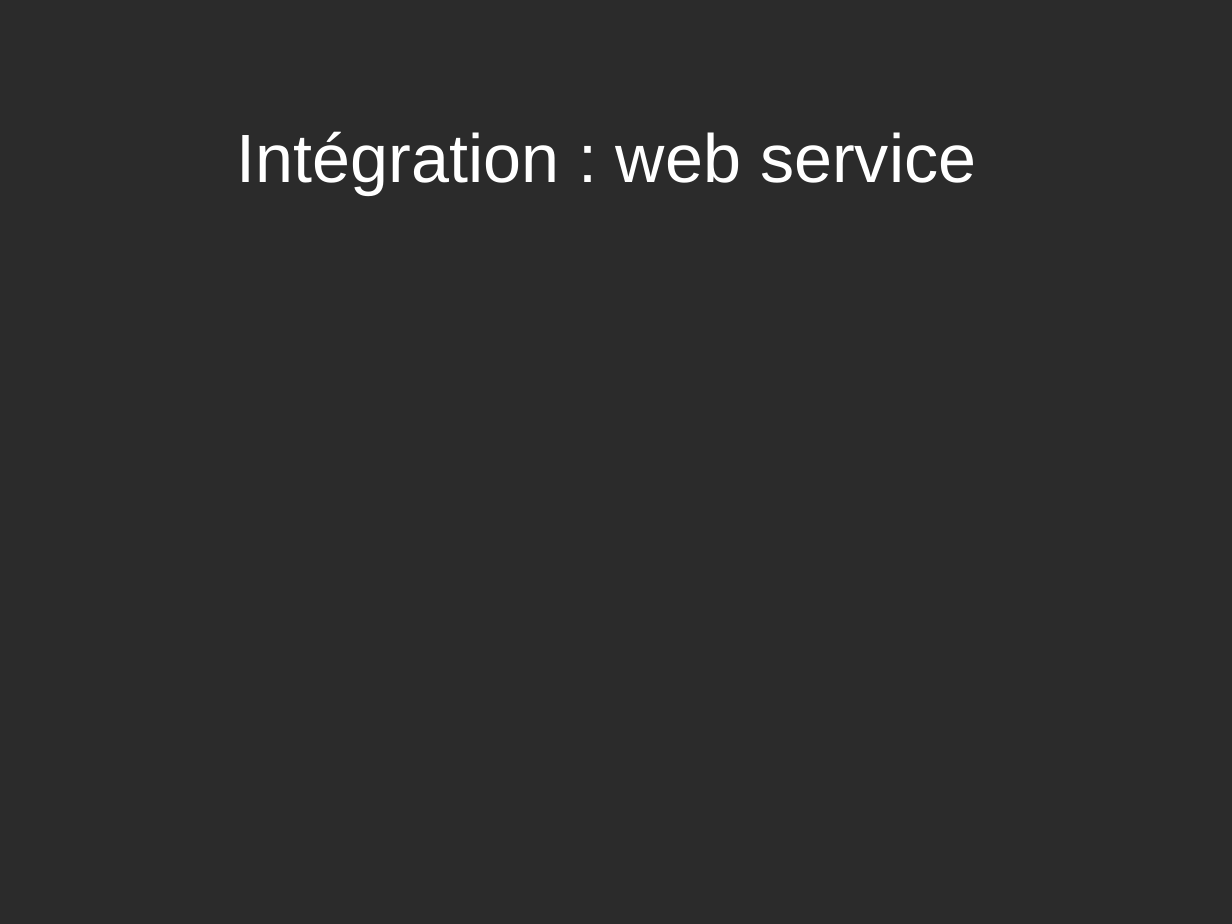
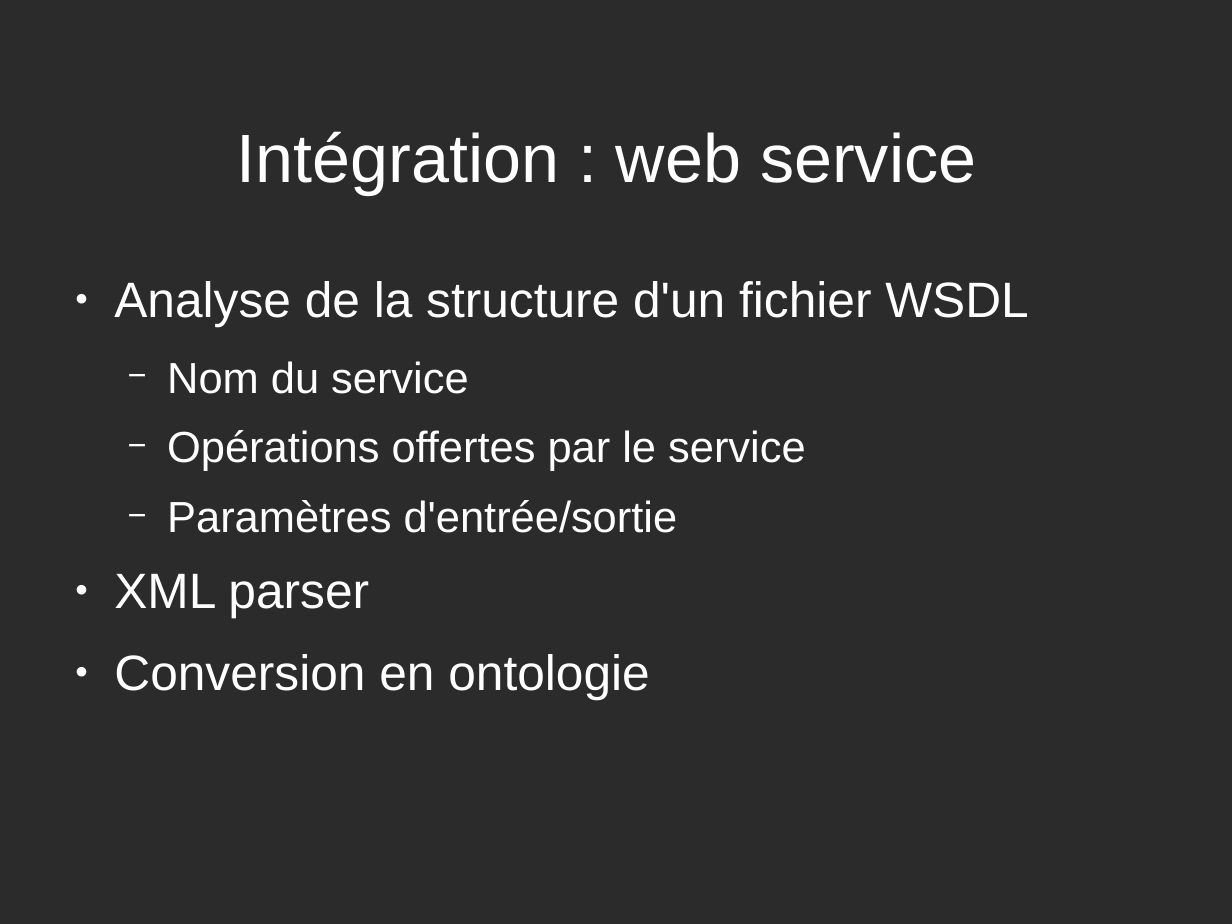
Before and after one commit to Dexter9313/RFP, a slide deck: slide 6 of presentations/presFinal.odp. Drawn at 1232x924 pixels with LibreOffice and Linux fonts; fonts in the diff are those of the drawing; background and template pictures are left out; a plain dark background stands for a picture behind light text. Boxes give left, top, right and bottom in pixels: in the first picture for what was removed or moved away, otherwise in the second. Text is boxed around its words. In the diff, an @@ line names an element or a change of style, - is before the commit and + after.

Commit message:
Add of the web service slide in the final presentation

```diff
--- a/presentations/presFinal.odp
+++ b/presentations/presFinal.odp
@@ text added at <box>114,281,1029,699</box>, 28 pt, text #FFFFFF @@
+● Analyse de la structure d'un fichier WSDL
+  − Nom du service
+  − Opérations offertes par le service
+  − Paramètres d'entrée/sortie
+● XML parser
+● Conversion en ontologie
```
